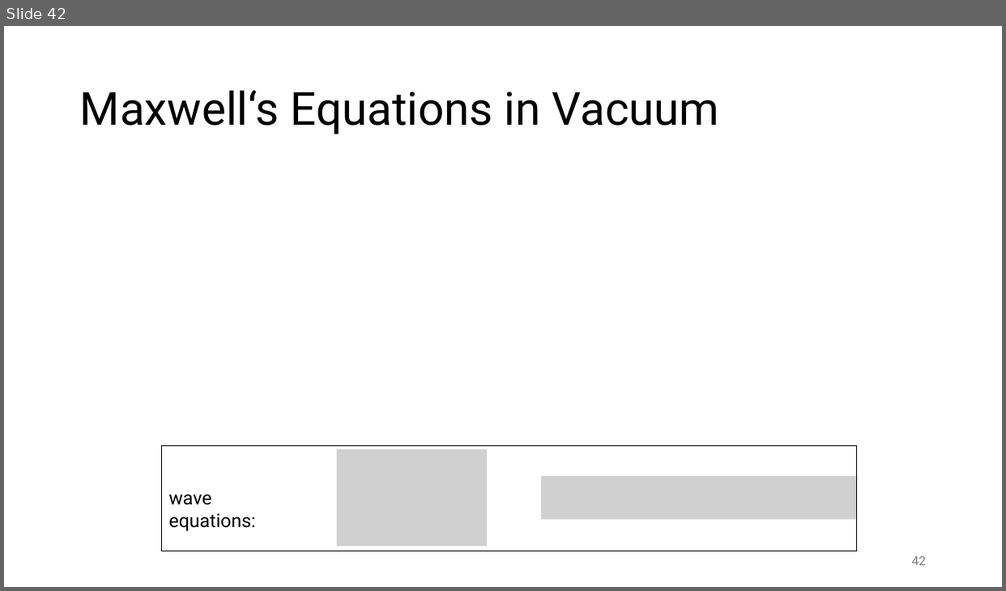
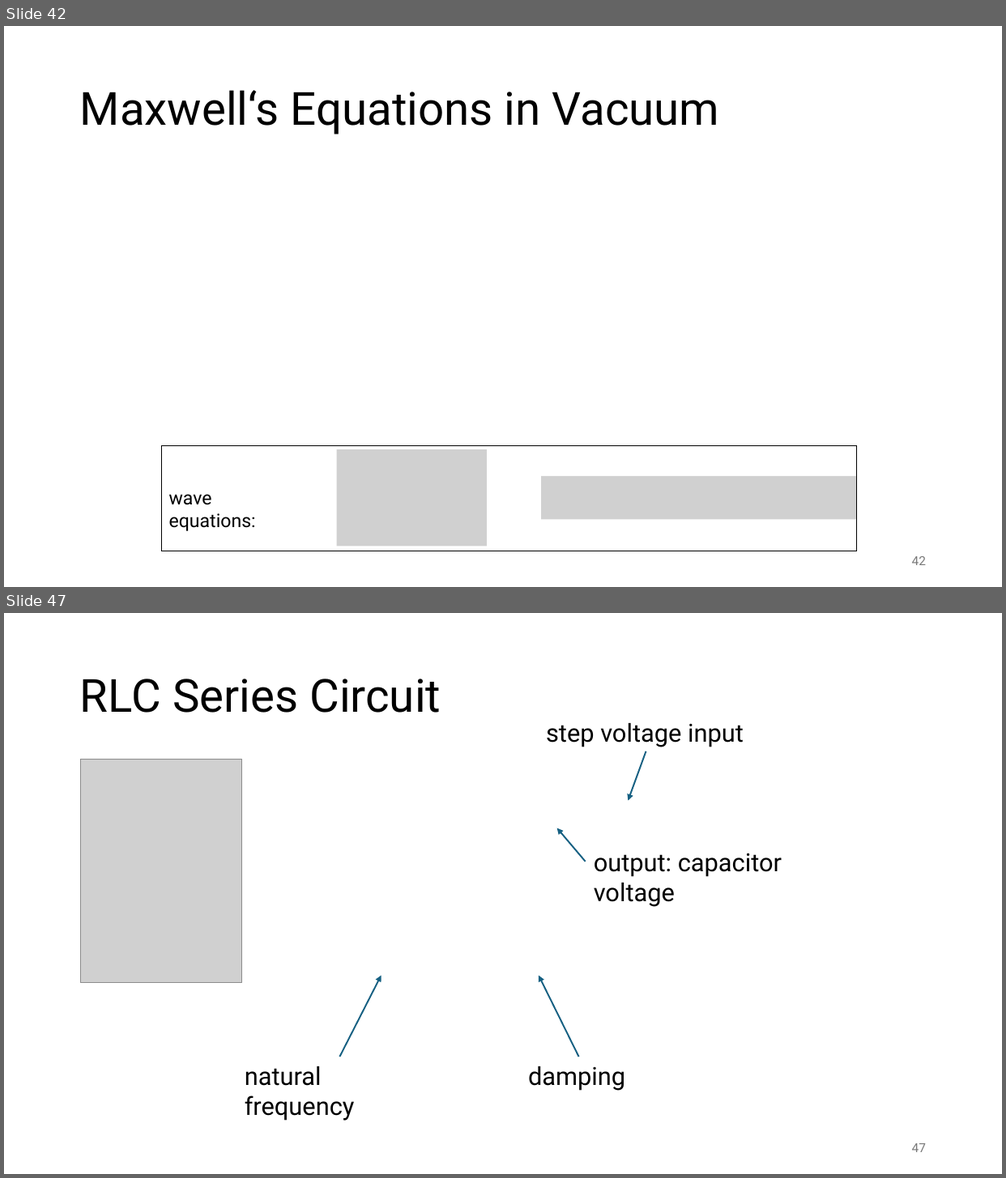
Before and after one commit to FelixWick/intro_electrical_eng, a slide deck: slides/3_EMfields.pptx. Shown one above the other, each under a label of ours: slide 42 before the commit, slides 42 and 47 after it; the slides between them are not shown. The pictures are 1006x591 and 1006x1178 pixels, drawn with LibreOffice and Linux fonts; fonts in the diff are those of the drawing; grey boxes stand for pictures. Boxes give left, top, right and bottom in pixels: in the first picture for what was removed or moved away, otherwise in the second. Text is boxed around its words. In the diff, an @@ line names an element or a change of style, - is before the commit and + after.

```diff
--- a/slides/3_EMfields.pptx
+++ b/slides/3_EMfields.pptx
@@ slide 47 added at [4, 613, 1002, 1174], background #FFFFFF @@
@@ title added at [80, 679, 441, 713], 44 pt, text #000000 @@
+RLC Series Circuit
@@ text added at [546, 723, 744, 747], 24 pt, text #000000 @@
+step voltage input
@@ arrow added from (646, 752) to (629, 801), #156082 1.5 pt @@
@@ picture added at [81, 760, 242, 983] @@
@@ arrow added from (586, 862) to (557, 828), #156082 1.5 pt @@
@@ text added at [594, 854, 782, 907], 24 pt, text #000000 @@
+output: capacitor voltage
@@ arrow added from (340, 1057) to (381, 975), #156082 1.5 pt @@
@@ arrow added from (579, 1057) to (539, 975), #156082 1.5 pt @@
@@ text added at [245, 1067, 355, 1121], 24 pt, text #000000 @@
+natural frequency
@@ text added at [528, 1067, 625, 1091], 24 pt, text #000000 @@
+damping
@@ page number added at [912, 1144, 926, 1152], 12 pt, text #797979 @@
+47
```
Also in this commit, not shown: 3 slides changed, 1 other slide added, 1 other file.
